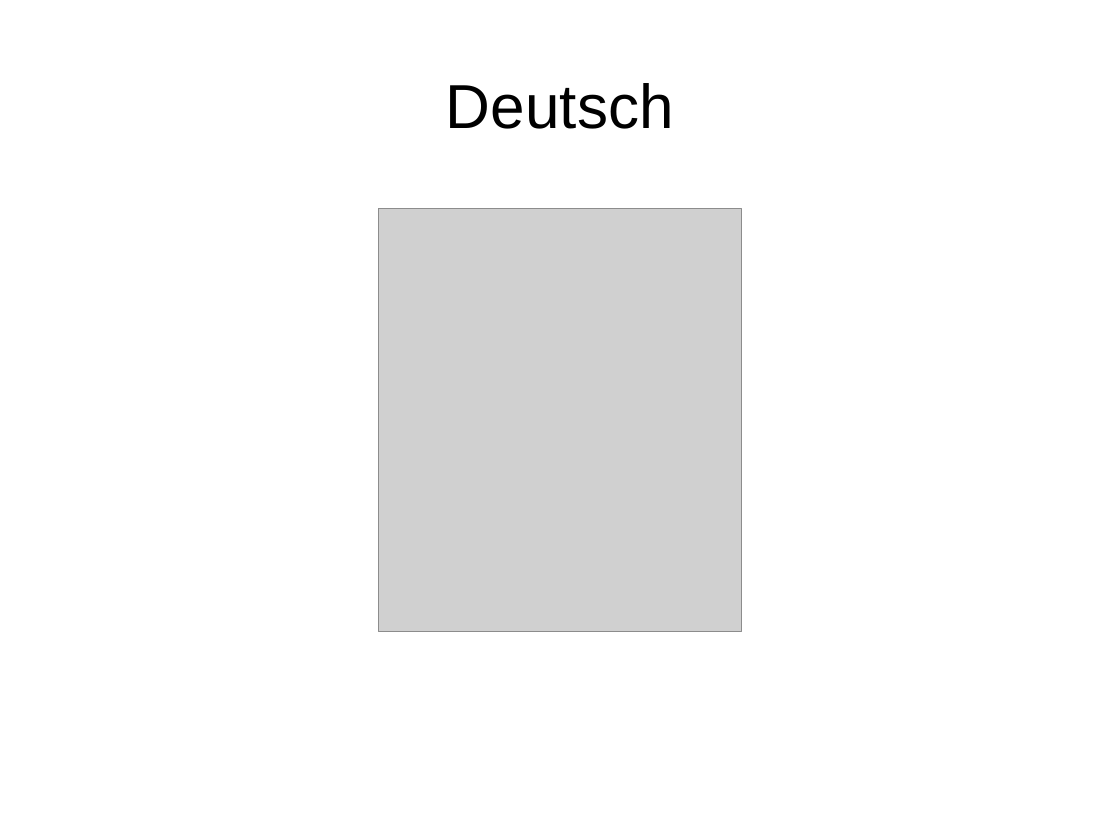
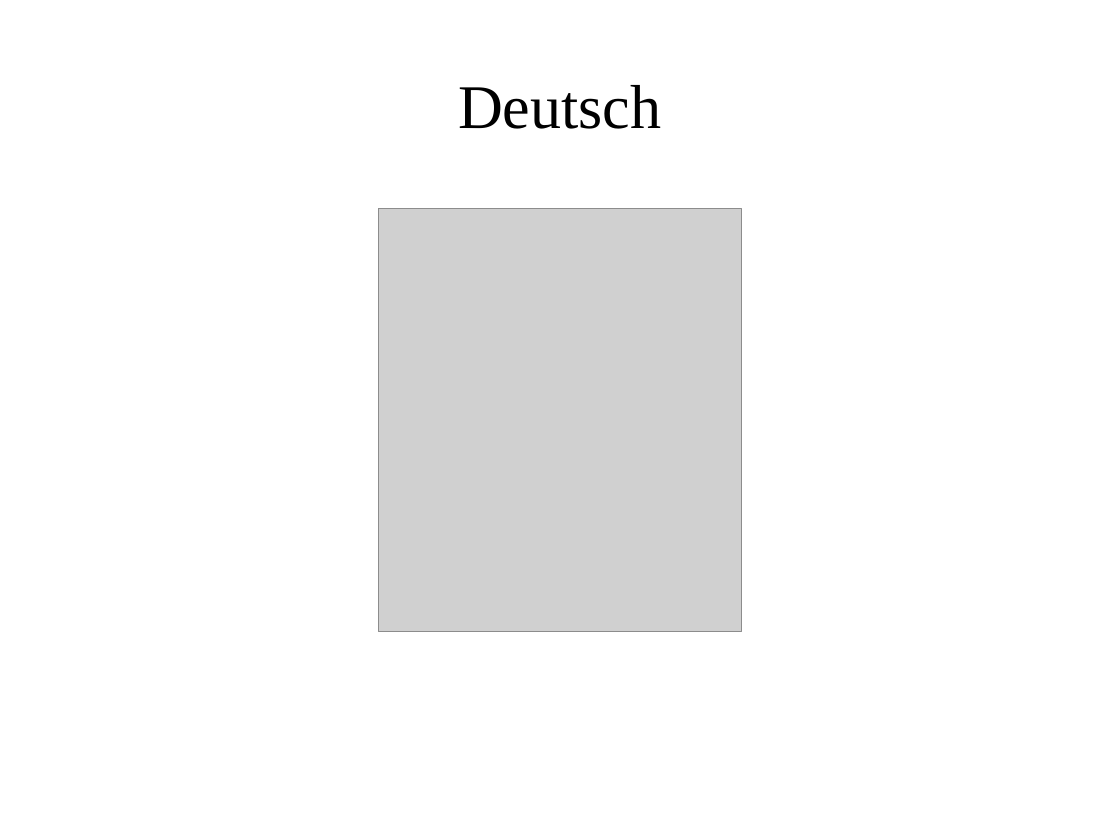
Before and after one commit to MasterInformatikHsBochum/Eine-deutsche-Praesentation, a slide deck: slide 1 of Präsentation.odp. Drawn at 1120x840 pixels with LibreOffice and Linux fonts; fonts in the diff are those of the drawing; grey boxes stand for pictures; background and template pictures are left out. Boxes give left, top, right and bottom in pixels: in the first picture for what was removed or moved away, otherwise in the second. Text is boxed around its words. In the diff, an @@ line names an element or a change of style, - is before the commit and + after.

```diff
--- a/Präsentation.odp
+++ b/Präsentation.odp
@@ title "Deutsch" at (458, 85, 661, 129): font Arial to Times New Roman @@
```
Also in this commit, not shown: 1 other slide changed, 7 slides added, 1 slide removed.
